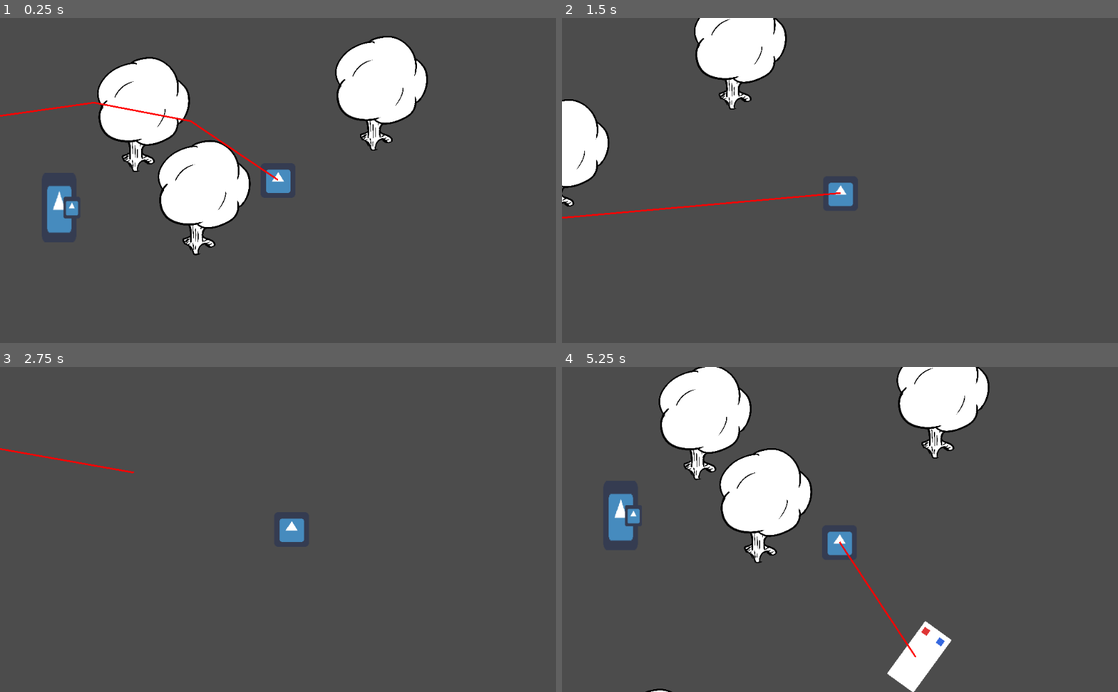
Above: before the commit, frames 1-4 (two rows, left to right).
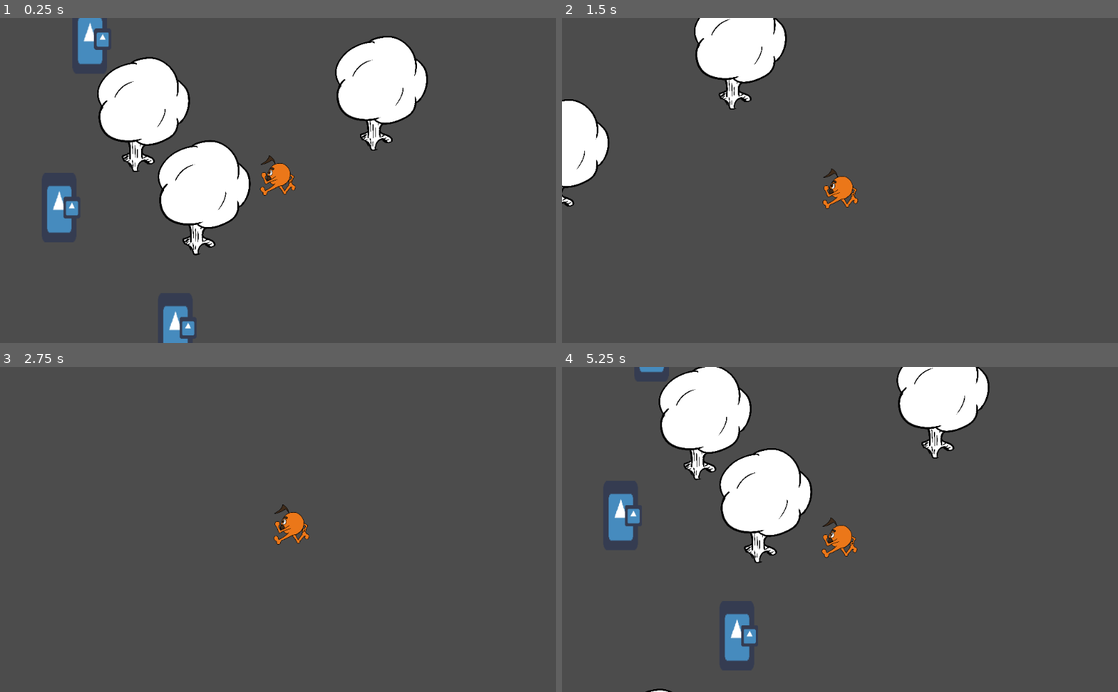
Above: after the commit, the same moments.

Repository: stwupton/anachronism
Game: Godot game, scene res://scn/MovementTestScene.tscn
The game is run twice, just before and just after one commit, with the same random seed, the same clock (stepped at 60 frames per second) and the same inputs. The project has no main scene, so this scene is started directly. The engine's default icon, where the game draws it, is replaced by a stand-in: a white triangle on a blue panel in a dark square.
Inputs:
- Up to frame 1 (0.25 s): no input
- Up to frame 2 (1.5 s): hold Right (ui_right) 0.53-1.28 s; hold Down (ui_down) from 1.28 s (still down)
- Up to frame 3 (2.75 s): release Down (ui_down) at 2.03 s; hold Right (ui_right) from 2.03 s (still down)
- Up to frame 4 (5.25 s): release Right (ui_right) at 2.78 s; hold Up (ui_up) 2.78-3.53 s; hold Left (ui_left) 3.53-5.03 s; hold Down (ui_down) from 5.03 s (still down)

The runs differ from the first frame. In frame 1, 1.9% of the frame differs, in the area x 0-54%, y 0-100%; in frame 2, 0.8%; in frame 3, 0.6%; in frame 4, 2.5%, in the area x 13-70%, y 0-100%.
Error before the commit: Invalid get index '1' (on base: 'PoolVector2Array'). (res://scn/PoliceCar.gd:44)

Commit message:
Game Logic introduced. Police chase player after certain ammounts of coffee: 3, 10, 20

Diff:
--- /dev/null
+++ b/scn/GameLogic.gd
@@ -0,0 +1,36 @@
+extends Node2D
+
+onready var player = get_node("Player")
+onready var police_navigation = get_node("Navigation2D")
+
+var coffeesDrank = 0
+
+var police_scene = load("res://scn/PoliceCar.tscn")
+
+func _ready():
+	# Called every time the node is added to the scene.
+	# Initialization here
+	player.connect("coffee_collected", self, "_score_up")
+	print("Established connection")
+
+func _score_up():
+	coffeesDrank = coffeesDrank + 1
+	print(coffeesDrank)
+	_game_progression()
+
+func _game_progression():
+	if coffeesDrank == 3:
+		_spawn_police_car()
+	if coffeesDrank == 10:
+		_spawn_police_car()
+	if coffeesDrank == 20:
+		_spawn_police_car()
+
+
+func _spawn_police_car():
+	var police = police_scene.instance()
+	police.navigation_path = "../Navigation2D"
+	police.target_path = "../Player"
+	police.scale.x = 0.3
+	police.scale.y = 0.3
+	add_child(police)
--- /dev/null
+++ b/scn/GameLogic.tscn
@@ -0,0 +1,7 @@
+[gd_scene load_steps=2 format=2]
+
+[ext_resource path="res://scn/GameLogic.gd" type="Script" id=1]
+
+[node name="GameLogicNode" type="Node2D"]
+
+script = ExtResource( 1 )
--- a/scn/Level.tscn
+++ b/scn/Level.tscn
@@ -58,7 +58,7 @@
 custom_solver_bias = 0.0
 extents = Vector2( 34.3385, 241.951 )
 
-[node name="Level" type="Node2D" index="0"]
+[node name="Level" type="Node2D"]
 
 __meta__ = {
 "_edit_lock_": true
--- a/scn/MovementTestScene.tscn
+++ b/scn/MovementTestScene.tscn
@@ -1,10 +1,9 @@
-[gd_scene load_steps=7 format=2]
+[gd_scene load_steps=6 format=2]
 
-[ext_resource path="res://scn/Player.tscn" type="PackedScene" id=1]
-[ext_resource path="res://scn/BoxCollisionTest.tscn" type="PackedScene" id=2]
-[ext_resource path="res://scn/Pedestrian.tscn" type="PackedScene" id=3]
-[ext_resource path="res://scn/PoliceCar.tscn" type="PackedScene" id=4]
-[ext_resource path="res://scn/DebugNavLine.tscn" type="PackedScene" id=5]
+[ext_resource path="res://scn/GameLogic.tscn" type="PackedScene" id=1]
+[ext_resource path="res://scn/Player.tscn" type="PackedScene" id=2]
+[ext_resource path="res://scn/BoxCollisionTest.tscn" type="PackedScene" id=3]
+[ext_resource path="res://scn/Pedestrian.tscn" type="PackedScene" id=4]
 
 [sub_resource type="NavigationPolygon" id=1]
 
@@ -12,77 +11,111 @@
 polygons = [ PoolIntArray( 0, 1, 2 ), PoolIntArray( 3, 4, 5, 6, 7 ), PoolIntArray( 8, 9, 10, 2, 11, 12, 13 ), PoolIntAr …(858 unchanged characters)…
 outlines = [ PoolVector2Array( -121.828, 135.433, -339.947, 74.0874, -680.758, 130.889, -1020.87, 128.47, -1250.74, 146 …(976 unchanged characters)…
 
-[node name="Node2D" type="Node2D"]
+[node name="Node2D" type="Node2D" index="0"]
 
 position = Vector2( 0, -1 )
 
-[node name="KinematicBody2D" parent="." index="0" instance=ExtResource( 1 )]
+[node name="GameLogicNode" parent="." index="0" instance=ExtResource( 1 )]
 
-position = Vector2( 515.644, 319.725 )
+position = Vector2( -174.48, 59.8514 )
 
-[node name="Node2D" parent="." index="1" instance=ExtResource( 2 )]
+[node name="Player" parent="GameLogicNode" index="0" instance=ExtResource( 2 )]
 
-position = Vector2( 265.997, 226.935 )
+position = Vector2( 690.124, 259.874 )
 
-[node name="Node2D2" parent="." index="2" instance=ExtResource( 2 )]
+[node name="Node2D" parent="GameLogicNode" index="1" instance=ExtResource( 3 )]
 
-position = Vector2( 704.3, 187.647 )
+position = Vector2( 440.477, 167.084 )
 
-[node name="Node2D3" parent="." index="3" instance=ExtResource( 2 )]
+[node name="Node2D2" parent="GameLogicNode" index="2" instance=ExtResource( 3 )]
 
-position = Vector2( 377.722, 380.402 )
+position = Vector2( 878.78, 127.796 )
 
-[node name="Node2D4" parent="." index="4" instance=ExtResource( 2 )]
+[node name="Node2D3" parent="GameLogicNode" index="3" instance=ExtResource( 3 )]
 
-position = Vector2( -98.3649, 481.414 )
+position = Vector2( 552.202, 320.551 )
 
-[node name="Node2D5" parent="." index="5" instance=ExtResource( 2 )]
+[node name="Node2D4" parent="GameLogicNode" index="4" instance=ExtResource( 3 )]
 
-position = Vector2( -155.931, 700.679 )
+position = Vector2( 76.1149, 421.563 )
 
-[node name="Node2D6" parent="." index="6" instance=ExtResource( 2 )]
+[node name="Node2D5" parent="GameLogicNode" index="5" instance=ExtResource( 3 )]
 
-position = Vector2( -214.656, 326.056 )
+position = Vector2( 18.5488, 640.828 )
 
-[node name="Node2D7" parent="." index="7" instance=ExtResource( 2 )]
+[node name="Node2D6" parent="GameLogicNode" index="6" instance=ExtResource( 3 )]
 
-position = Vector2( 172.047, 824.779 )
+position = Vector2( -40.1762, 266.205 )
 
-[node name="Node2D8" parent="." index="8" instance=ExtResource( 2 )]
+[node name="Node2D7" parent="GameLogicNode" index="7" instance=ExtResource( 3 )]
 
-position = Vector2( -688.895, 423.671 )
+position = Vector2( 346.527, 764.928 )
 
-[node name="Node2D9" parent="." index="9" instance=ExtResource( 2 )]
+[node name="Node2D8" parent="GameLogicNode" index="8" instance=ExtResource( 3 )]
 
-position = Vector2( -1078.92, 167.715 )
+position = Vector2( -514.415, 363.82 )
 
-[node name="Node2D10" parent="." index="10" instance=ExtResource( 2 )]
+[node name="Node2D9" parent="GameLogicNode" index="9" instance=ExtResource( 3 )]
 
-position = Vector2( -859.532, 752.756 )
+position = Vector2( -904.44, 107.864 )
 
-[node name="Node2D11" parent="." index="11" instance=ExtResource( 2 )]
+[node name="Node2D10" parent="GameLogicNode" index="10" instance=ExtResource( 3 )]
 
-position = Vector2( -795.266, 753.865 )
+position = Vector2( -685.052, 692.905 )
 
-[node name="Node2D12" parent="." index="12" instance=ExtResource( 3 )]
+[node name="Node2D11" parent="GameLogicNode" index="11" instance=ExtResource( 3 )]
 
-position = Vector2( 112.41, 401.834 )
+position = Vector2( -620.786, 694.014 )
 
-[node name="Navigation2D" type="Navigation2D" parent="." index="13"]
+[node name="Node2D12" parent="GameLogicNode" index="12" instance=ExtResource( 4 )]
 
-[node name="NavigationPolygonInstance" type="NavigationPolygonInstance" parent="Navigation2D" index="0"]
+position = Vector2( 286.89, 341.983 )
+
+[node name="Navigation2D" type="Navigation2D" parent="GameLogicNode" index="13"]
+
+position = Vector2( 174.48, -59.8514 )
+
+[node name="NavigationPolygonInstance" type="NavigationPolygonInstance" parent="GameLogicNode/Navigation2D" index="0"]
 
 navpoly = SubResource( 1 )
 enabled = true
 
-[node name="PoliceCar" parent="." index="14" instance=ExtResource( 4 )]
+[node name="Pedestrian" parent="." index="1" instance=ExtResource( 4 )]
 
-position = Vector2( -1133.95, 399.856 )
-scale = Vector2( 0.3, 0.3 )
-_sections_unfolded = [ "Transform", "Visibility" ]
-navigation_path = NodePath("../Navigation2D")
-target_path = NodePath("../KinematicBody2D")
+position = Vector2( -367.589, 568.131 )
 
-[node name="DebugNavLine" parent="." index="15" instance=ExtResource( 5 )]
+[node name="Pedestrian2" parent="." index="2" instance=ExtResource( 4 )]
 
-police_paths = [ NodePath("../PoliceCar") ]
+position = Vector2( -541.547, 618.097 )
+
+[node name="Pedestrian3" parent="." index="3" instance=ExtResource( 4 )]
+
+position = Vector2( -900.567, 495.957 )
+
+[node name="Pedestrian4" parent="." index="4" instance=ExtResource( 4 )]
+
+position = Vector2( -832.094, 186.903 )
+
+[node name="Pedestrian5" parent="." index="5" instance=ExtResource( 4 )]
+
+position = Vector2( -571.157, 196.156 )
+
+[node name="Pedestrian6" parent="." index="6" instance=ExtResource( 4 )]
+
+position = Vector2( -312.07, 286.837 )
+
+[node name="Pedestrian7" parent="." index="7" instance=ExtResource( 4 )]
+
+position = Vector2( -672.941, 895.69 )
+
+[node name="Pedestrian8" parent="." index="8" instance=ExtResource( 4 )]
+
+position = Vector2( -10.4196, 930.852 )
+
+[node name="Pedestrian9" parent="." index="9" instance=ExtResource( 4 )]
+
+position = Vector2( 169.09, 90.6712 )
+
+[node name="Pedestrian10" parent="." index="10" instance=ExtResource( 4 )]
+
+position = Vector2( 326.393, 623.649 )
--- a/scn/Player.gd
+++ b/scn/Player.gd
@@ -1,4 +1,6 @@
 extends KinematicBody2D
+
+signal coffee_collected
 
 onready var handsArea = $CoffeeStealer
 onready var hands = $CoffeeStealer/InteractionTrigger
@@ -30,8 +32,8 @@
 
 func _on_area_entered(area):
 	if area.name == "CoffeeToTakeArea":
-		coffeesCollected = coffeesCollected +1
-		print(coffeesCollected)
+		emit_signal("coffee_collected")
+
 
 
 #If (our character) touches (someone (who has a coffee))
--- a/scn/Player.tscn
+++ b/scn/Player.tscn
@@ -1,7 +1,7 @@
 [gd_scene load_steps=5 format=2]
 
 [ext_resource path="res://scn/Player.gd" type="Script" id=1]
-[ext_resource path="res://icon.png" type="Texture" id=2]
+[ext_resource path="res://Asset/char.png" type="Texture" id=2]
 
 [sub_resource type="CircleShape2D" id=1]
 
@@ -38,6 +38,7 @@
 
 [node name="Sprite" type="Sprite" parent="." index="1"]
 
+scale = Vector2( 0.2, 0.2 )
 texture = ExtResource( 2 )
 _sections_unfolded = [ "Transform", "Visibility", "Z Index" ]
 
